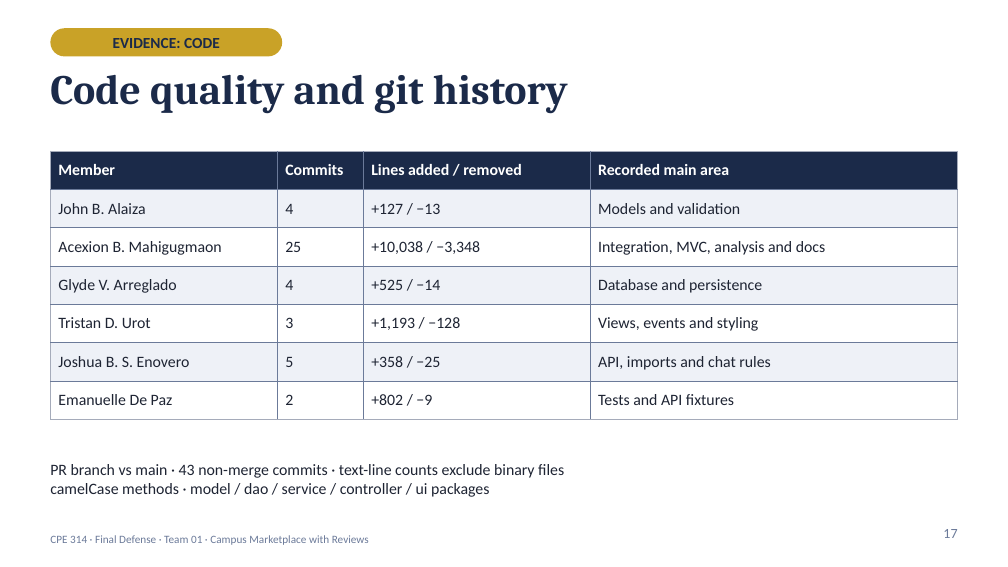
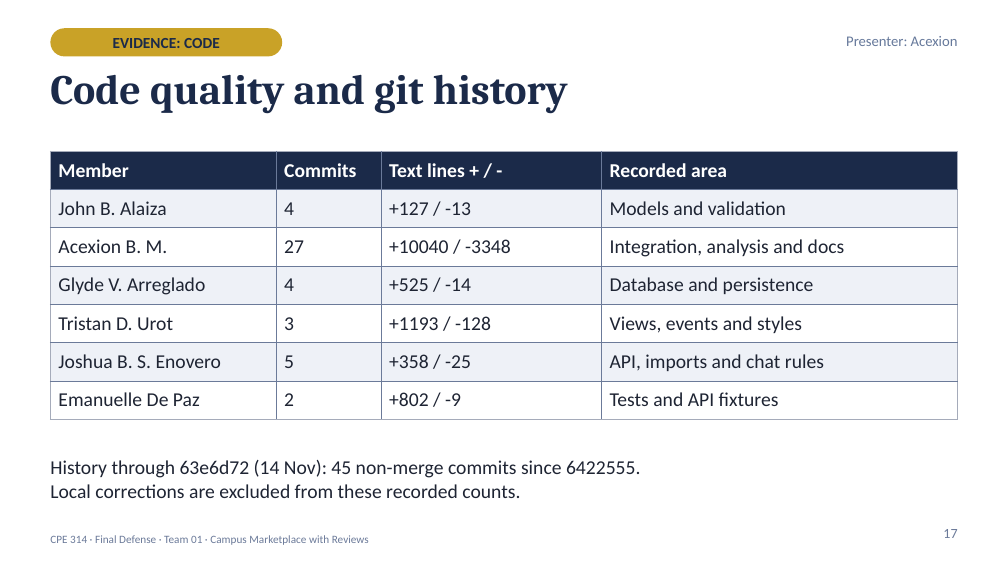
Before and after one commit to XionAce/cpe314-69323-capstone-team-01, a slide deck: slide 17 of docs/Group1_Campus_Marketplace_Final_Defense.pptx. Drawn at 1008x567 pixels with LibreOffice and Linux fonts; fonts in the diff are those of the drawing. Boxes give left, top, right and bottom in pixels: in the first picture for what was removed or moved away, otherwise in the second. Text is boxed around its words. In the diff, an @@ line names an element or a change of style, - is before the commit and + after.

Commit message:
docs: revise project design and final defense presentation

```diff
--- a/docs/Group1_Campus_Marketplace_Final_Defense.pptx
+++ b/docs/Group1_Campus_Marketplace_Final_Defense.pptx
@@ text added at <box>846,36,958,46</box>, 10.5 pt, text #66799B @@
+Presenter: Acexion
@@ table at <box>50,151,958,482</box> @@
-row 1, column 3: Lines added / removed
+row 1, column 3: Text lines + / -
-row 1, column 4: Recorded main area
+row 1, column 4: Recorded area
-row 2, column 3: +127 / −13
+row 2, column 3: +127 / -13
-row 3: Acexion B. Mahigugmaon | 25 | +10,038 / −3,348 | Integration, MVC, analysis and docs
+row 3: Acexion B. M. | 27 | +10040 / -3348 | Integration, analysis and docs
-row 4, column 3: +525 / −14
+row 4, column 3: +525 / -14
-row 5, column 3: +1,193 / −128
+row 5, column 3: +1193 / -128
-row 5, column 4: Views, events and styling
+row 5, column 4: Views, events and styles
-row 6, column 3: +358 / −25
+row 6, column 3: +358 / -25
-row 7, column 3: +802 / −9
+row 7, column 3: +802 / -9
@@ size 11.3 to 14 pt in "Member", "Commits", "John B. Alaiza", "4" and 12 more places @@
@@ borders changed @@
@@ text at <box>50,460,641,498</box>: text changed; size 11.3 to 14 pt @@
-PR branch vs main · 43 non-merge commits · text-line counts exclude binary files
-camelCase methods · model / dao / service / controller / ui packages
+History through 63e6d72 (14 Nov): 45 non-merge commits since 6422555.
+Local corrections are excluded from these recorded counts.
```
Also in this commit, not shown: 18 other slides changed, 5 slides added, 3 slides removed, 8 other files.
